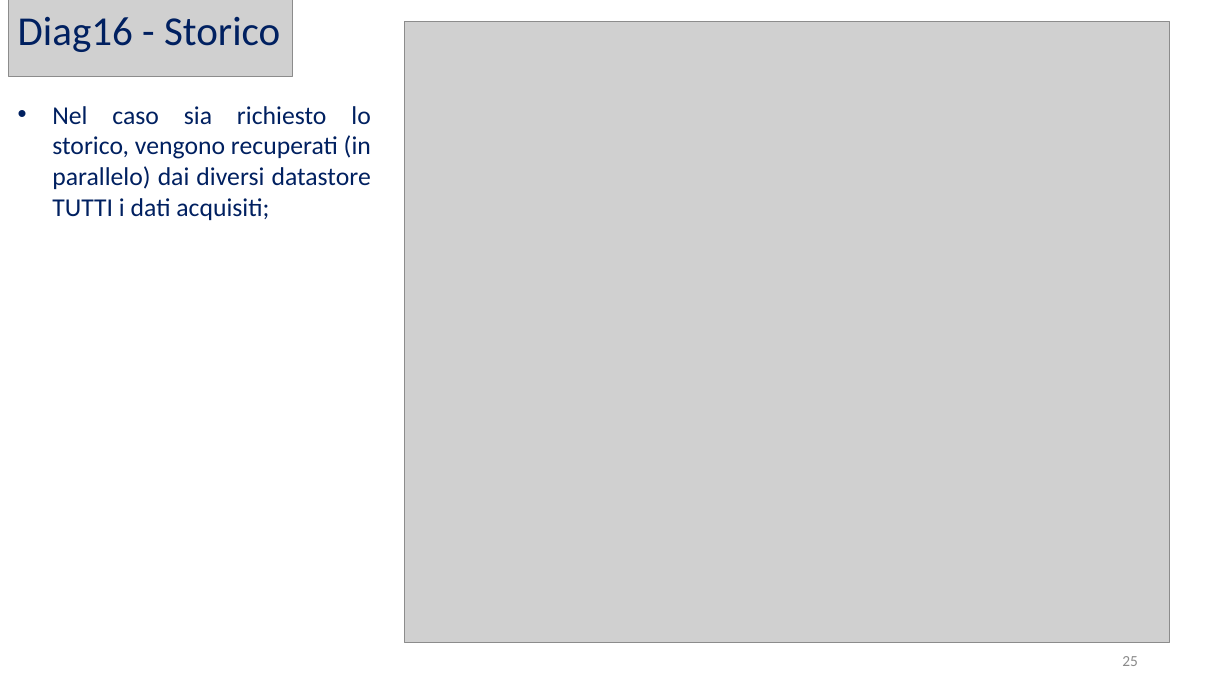
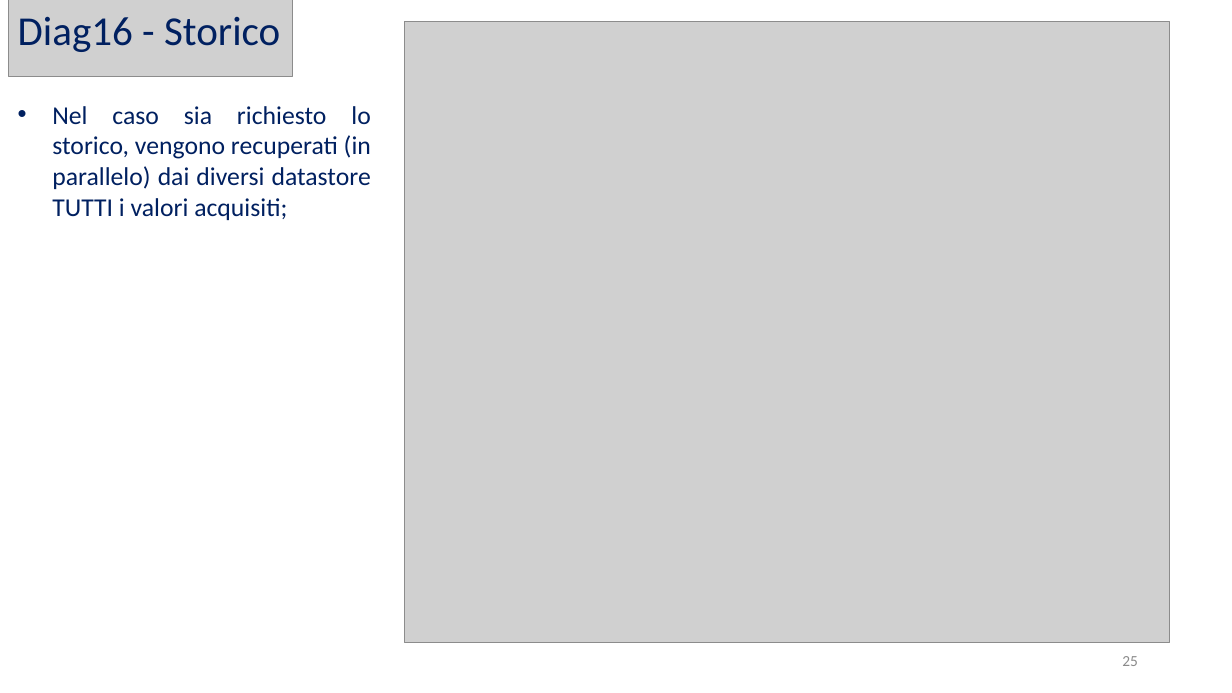
Before and after one commit to Wonderjack996/unimib-software-architecture, a slide deck: slide 25 of Progetto/Presentazione.pptx. Drawn at 1232x693 pixels with LibreOffice and Linux fonts; fonts in the diff are those of the drawing; grey boxes stand for pictures. Boxes give left, top, right and bottom in pixels: in the first picture for what was removed or moved away, otherwise in the second. Text is boxed around its words. In the diff, an @@ line names an element or a change of style, - is before the commit and + after.

```diff
--- a/Progetto/Presentazione.pptx
+++ b/Progetto/Presentazione.pptx
@@ text at [52,106,371,220]: text changed @@
-• Nel caso sia richiesto lo storico, vengono recuperati (in parallelo) dai diversi datastore TUTTI i dati acquisiti;
+• Nel caso sia richiesto lo storico, vengono recuperati (in parallelo) dai diversi datastore TUTTI i valori acquisiti;
```
Also in this commit, not shown: 7 other slides changed, 3 slides added, 5 other files.
